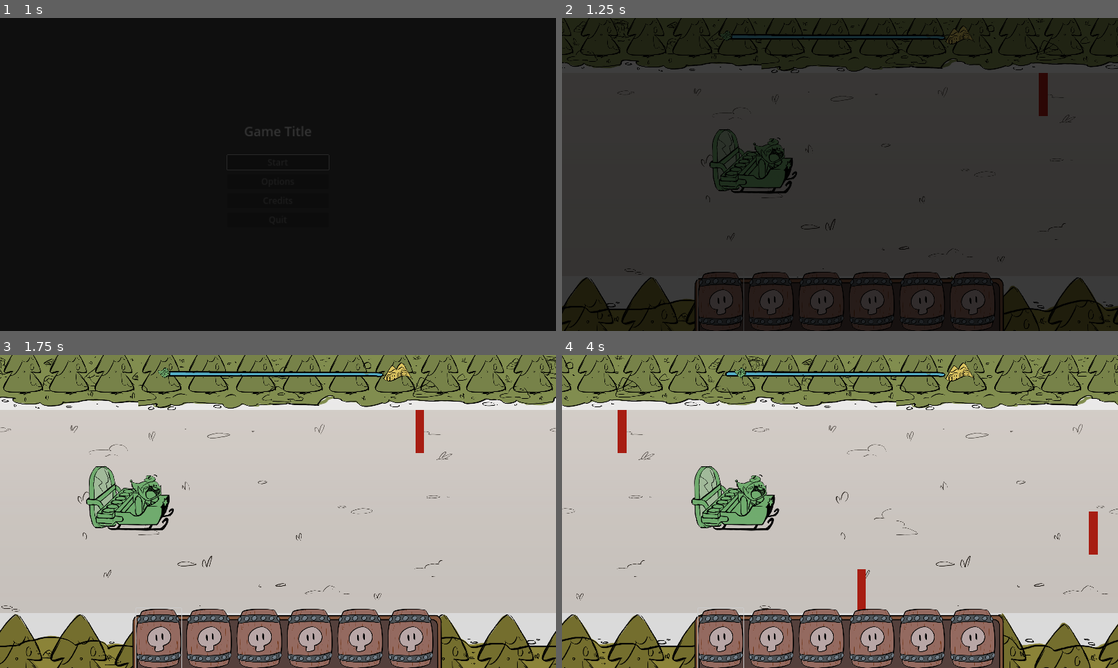
Above: before the commit, frames 1-4 (two rows, left to right).
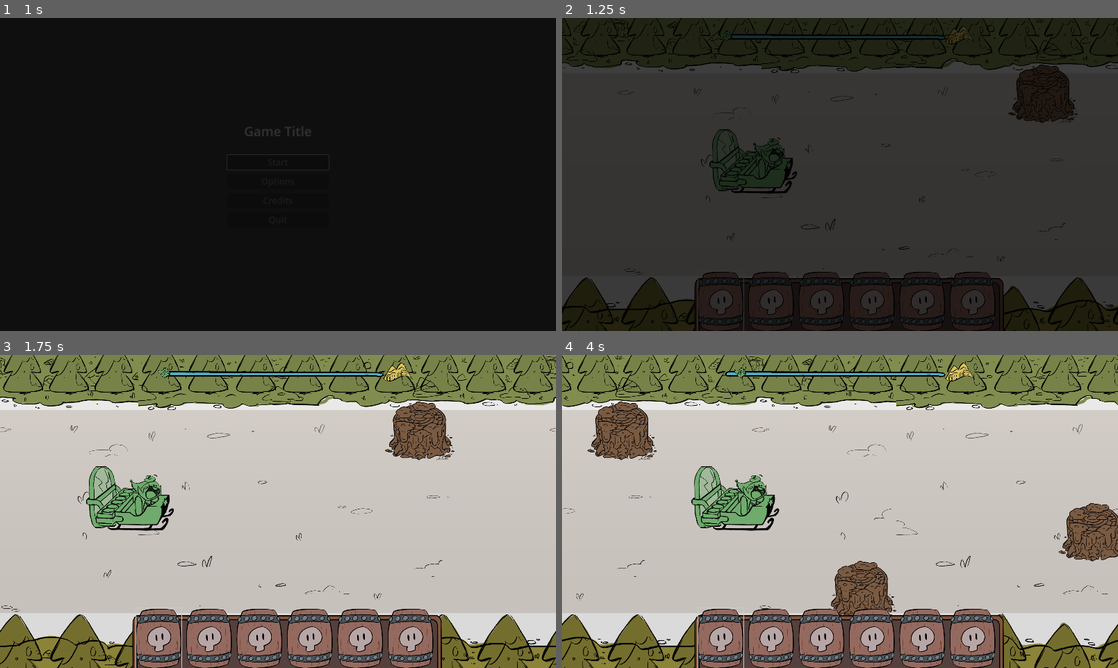
Above: after the commit, the same moments.

Repository: hsandt/ld53
Game: Godot game, scene res://scenes/main_menu_scene.tscn
Two runs of this game, one before a commit and one after it. Both use one fixed random seed, a clock stepped at 60 frames per second and the inputs below.
Inputs (mouse positions are in pixels of both pictures, inside the frame that each line leads up to):
- Up to frame 1 (1 s): tap Enter (ui_accept) at 0.5, 0.77 s; move the mouse to (400, 158) at 0.52 s; hold Right (ui_right) from 0.53 s (still down); hold M (app_next_resolution) from 0.53 s (still down); click (400, 158) at 0.67 s
- Up to frame 2 (1.25 s): keep holding Right (ui_right); keep holding M (app_next_resolution)
- Up to frame 3 (1.75 s): release Right (ui_right) at 1.25 s; release M (app_next_resolution) at 1.25 s; drag from (166, 527) to (483, 430) at 1.27 s
- Up to frame 4 (4 s): move the mouse to (895, 442) at 2.02 s; hold Right (ui_right) 2.03-2.75 s; hold M (app_next_resolution) 2.03-2.75 s; drag from (812, 574) to (673, 464) at 2.77 s; move the mouse to (1006, 558) at 3.52 s; hold Left (ui_left) from 3.53 s (still down); hold M (app_next_resolution) from 3.53 s (still down); tap Enter (ui_accept) at 3.77 s

Frame 1 is identical in both runs. In frame 2, 1.4% of the frame differs, in the area x 80-93%, y 14-34%; in frame 3, 1.6%; in frame 4, 4.6%, in the area x 4-100%, y 14-84%.

Commit message:
[Obstacle] Integrate new sprites

Diff:
--- a/prefabs/ingame/obstacle.tscn
+++ b/prefabs/ingame/obstacle.tscn
@@ -12,6 +12,7 @@
 script = ExtResource("1_57mkc")
 
 [node name="CollisionShape2D" type="CollisionShape2D" parent="."]
+z_index = 2
 shape = SubResource("RectangleShape2D_48yfy")
 
 [node name="Obstacle" type="Sprite2D" parent="."]
--- a/prefabs/ingame/obstacle_big.tscn
+++ b/prefabs/ingame/obstacle_big.tscn
@@ -1,7 +1,8 @@
-[gd_scene load_steps=4 format=3 uid="uid://clbkj8klm4my3"]
+[gd_scene load_steps=5 format=3 uid="uid://clbkj8klm4my3"]
 
 [ext_resource type="PackedScene" uid="uid://dpsojog231lgq" path="res://prefabs/ingame/obstacle.tscn" id="1_mx18n"]
 [ext_resource type="Resource" uid="uid://btijldh6l8ge8" path="res://data/obstacles/obstacle_data_big.tres" id="2_qpg8n"]
+[ext_resource type="Texture2D" uid="uid://di302u2c7b4nj" path="res://sprites/obstacles/Obstacle_Large_Log.png" id="3_umh7o"]
 
 [sub_resource type="RectangleShape2D" id="RectangleShape2D_wsgx6"]
 resource_local_to_scene = true
@@ -14,4 +15,6 @@
 shape = SubResource("RectangleShape2D_wsgx6")
 
 [node name="Obstacle" parent="." index="1"]
-scale = Vector2(80, 400)
+modulate = Color(0.854902, 0.635294, 0.513726, 1)
+scale = Vector2(0.5, 0.5)
+texture = ExtResource("3_umh7o")
--- a/prefabs/ingame/obstacle_medium.tscn
+++ b/prefabs/ingame/obstacle_medium.tscn
@@ -1,7 +1,8 @@
-[gd_scene load_steps=4 format=3 uid="uid://ybj4svsavf4f"]
+[gd_scene load_steps=5 format=3 uid="uid://ybj4svsavf4f"]
 
 [ext_resource type="PackedScene" uid="uid://dpsojog231lgq" path="res://prefabs/ingame/obstacle.tscn" id="1_nr6rm"]
 [ext_resource type="Resource" uid="uid://t8uk8cjeixwk" path="res://data/obstacles/obstacle_data_medium.tres" id="2_0ilok"]
+[ext_resource type="Texture2D" uid="uid://81bhl401wbnw" path="res://sprites/obstacles/Obstacle_Small_Rock.png" id="3_3raw4"]
 
 [sub_resource type="RectangleShape2D" id="RectangleShape2D_wsgx6"]
 resource_local_to_scene = true
@@ -14,4 +15,6 @@
 shape = SubResource("RectangleShape2D_wsgx6")
 
 [node name="Obstacle" parent="." index="1"]
-scale = Vector2(50, 200)
+modulate = Color(0.788235, 0.74902, 0.741176, 1)
+scale = Vector2(0.5, 0.5)
+texture = ExtResource("3_3raw4")
--- a/prefabs/ingame/obstacle_small.tscn
+++ b/prefabs/ingame/obstacle_small.tscn
@@ -1,7 +1,8 @@
-[gd_scene load_steps=4 format=3 uid="uid://b4r6q2xh20e8w"]
+[gd_scene load_steps=5 format=3 uid="uid://b4r6q2xh20e8w"]
 
 [ext_resource type="PackedScene" uid="uid://dpsojog231lgq" path="res://prefabs/ingame/obstacle.tscn" id="1_yat7f"]
 [ext_resource type="Resource" uid="uid://d4du8e14jl58i" path="res://data/obstacles/obstacle_data_small.tres" id="2_fgigx"]
+[ext_resource type="Texture2D" uid="uid://dw307ji1safvu" path="res://sprites/obstacles/Obstacle_Small_Stump (2).png" id="3_t0me7"]
 
 [sub_resource type="RectangleShape2D" id="RectangleShape2D_pxr24"]
 resource_local_to_scene = true
@@ -14,4 +15,6 @@
 shape = SubResource("RectangleShape2D_pxr24")
 
 [node name="Obstacle" parent="." index="1"]
-scale = Vector2(30, 150)
+modulate = Color(0.960784, 0.717647, 0.517647, 1)
+scale = Vector2(0.5, 0.5)
+texture = ExtResource("3_t0me7")
